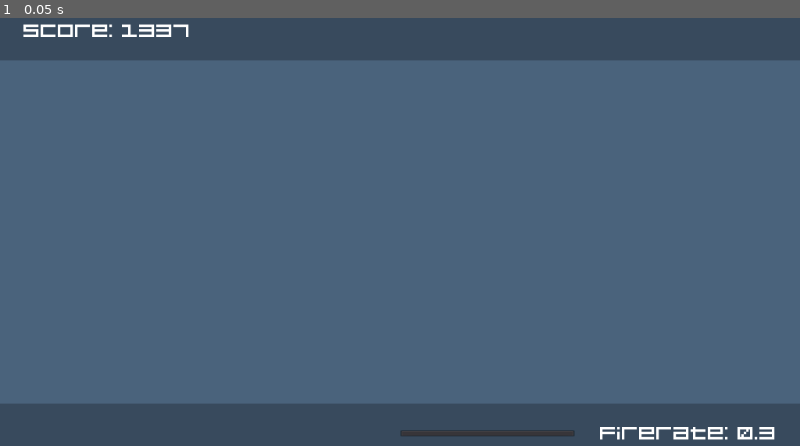
Above: before the commit, frame 1.
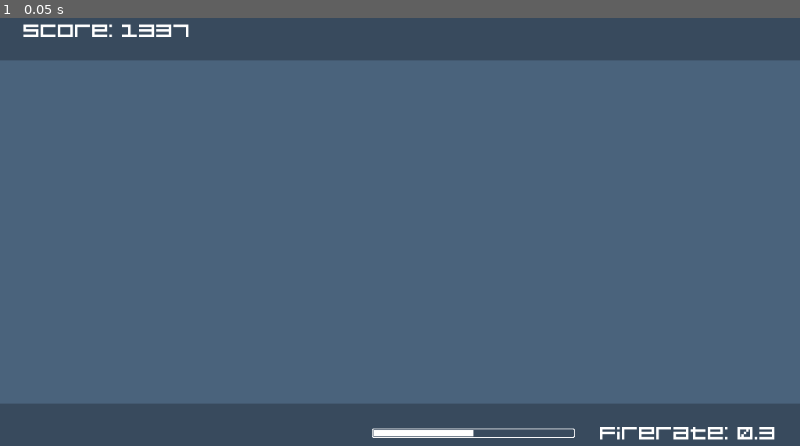
Above: after the commit, the same moment.

Repository: Boyquotes/somekindofshooter
Game: Godot game, scene res://scenes/Level.tscn
Same seed, same stepped clock (60 frames per second), same inputs: the game is played once before the commit and once after it. The project has no main scene, so this scene is started directly.
Inputs:
- Up to frame 1 (0.05 s): no input

The runs differ from the first frame. In frame 1, 0.6% of the frame differs, in the area x 46-72%, y 95-99%.

Commit message:
New firerate gauge

Diff:
--- a/scenes/UI.tscn
+++ b/scenes/HUD.tscn
@@ -1,18 +1,15 @@
-[gd_scene load_steps=3 format=2]
+[gd_scene load_steps=5 format=2]
 
 [ext_resource path="res://fonts/strel.ttf" type="DynamicFontData" id=1]
+[ext_resource path="res://textures/firerate_progress.png" type="Texture" id=2]
+[ext_resource path="res://textures/firerate_background.png" type="Texture" id=3]
 
 [sub_resource type="DynamicFont" id=1]
 font_data = ExtResource( 1 )
 
-[node name="Control" type="Control"]
+[node name="HUD" type="Control"]
 anchor_right = 1.0
 anchor_bottom = 1.0
-
-[node name="ColorRect" type="ColorRect" parent="."]
-anchor_right = 1.0
-anchor_bottom = 1.0
-color = Color( 0.294118, 0.392157, 0.490196, 1 )
 
 [node name="TopRect" type="ColorRect" parent="."]
 anchor_right = 1.0
@@ -44,14 +41,16 @@
 custom_fonts/font = SubResource( 1 )
 text = "firerate: 0.3"
 
-[node name="ProgressBar" type="ProgressBar" parent="."]
+[node name="FirerateGauge" type="TextureProgress" parent="."]
 anchor_left = 1.0
 anchor_top = 1.0
 anchor_right = 1.0
 anchor_bottom = 1.0
-margin_left = -512.0
-margin_top = -46.0
+margin_left = -548.0
+margin_top = -48.0
 margin_right = -288.0
-margin_bottom = -32.0
-rect_scale = Vector2( 1, 0.6 )
-percent_visible = false
+margin_bottom = -36.0
+value = 50.0
+texture_under = ExtResource( 3 )
+texture_progress = ExtResource( 2 )
+texture_progress_offset = Vector2( 2, 2 )
--- a/scenes/Level.tscn
+++ b/scenes/Level.tscn
@@ -1,11 +1,16 @@
 [gd_scene load_steps=3 format=2]
 
 [ext_resource path="res://scenes/PlayerShip.tscn" type="PackedScene" id=1]
-[ext_resource path="res://scenes/UI.tscn" type="PackedScene" id=2]
+[ext_resource path="res://scenes/HUD.tscn" type="PackedScene" id=2]
 
-[node name="Node" type="Node"]
+[node name="Level" type="Node"]
 
-[node name="Control" parent="." instance=ExtResource( 2 )]
+[node name="BackgroundRect" type="ColorRect" parent="."]
+anchor_right = 1.0
+anchor_bottom = 1.0
+color = Color( 0.294118, 0.392157, 0.490196, 1 )
 
-[node name="KinematicBody2D" parent="." instance=ExtResource( 1 )]
-position = Vector2( 512, 288 )
+[node name="PlayerShip" parent="." instance=ExtResource( 1 )]
+position = Vector2( 512, 300 )
+
+[node name="HUD" parent="." instance=ExtResource( 2 )]
--- a/scenes/PlayerBullet.tscn
+++ b/scenes/PlayerBullet.tscn
@@ -5,7 +5,7 @@
 [sub_resource type="CircleShape2D" id=1]
 radius = 2.0
 
-[node name="Area2D" type="Area2D"]
+[node name="PlayerBullet" type="Area2D"]
 script = ExtResource( 1 )
 
 [node name="CollisionShape2D" type="CollisionShape2D" parent="."]
--- a/scenes/PlayerShip.tscn
+++ b/scenes/PlayerShip.tscn
@@ -3,7 +3,7 @@
 [ext_resource path="res://scripts/PlayerShipMovement.gd" type="Script" id=1]
 [ext_resource path="res://scripts/SpawnBullet.gd" type="Script" id=2]
 
-[node name="KinematicBody2D" type="KinematicBody2D"]
+[node name="PlayerShip" type="KinematicBody2D"]
 script = ExtResource( 1 )
 
 [node name="CollisionPolygon2D" type="CollisionPolygon2D" parent="."]
Binary file added: textures/firerate_background.png
Not shown, added: textures/firerate_background.png.import
Binary file added: textures/firerate_progress.png
Not shown, added: textures/firerate_progress.png.import
